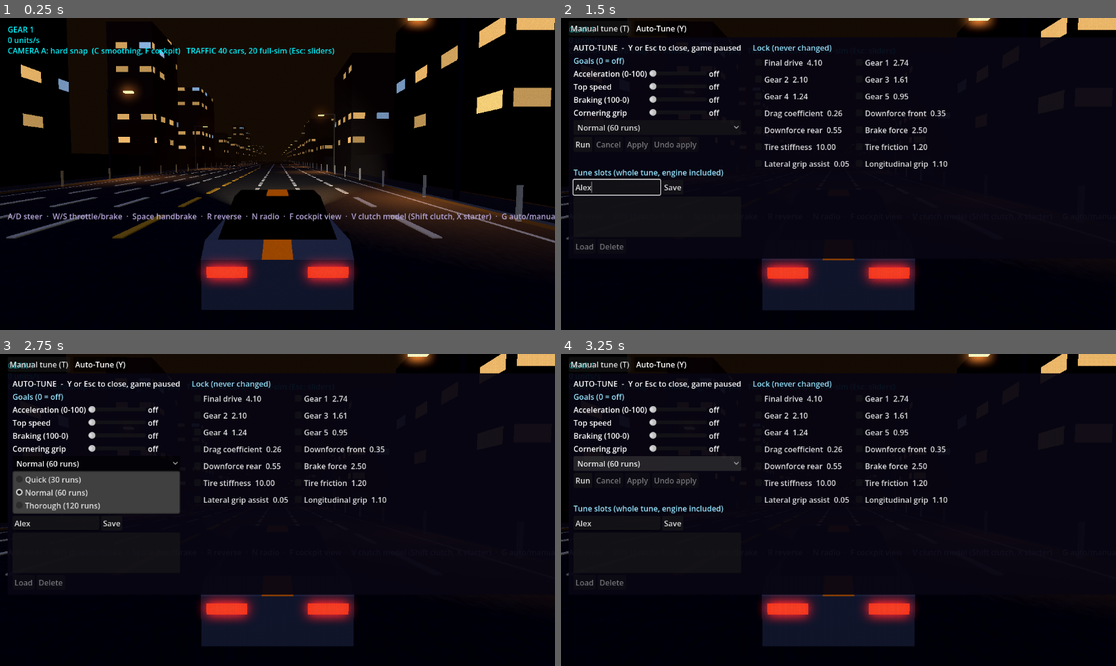
Above: before the commit, frames 1-4 (two rows, left to right).
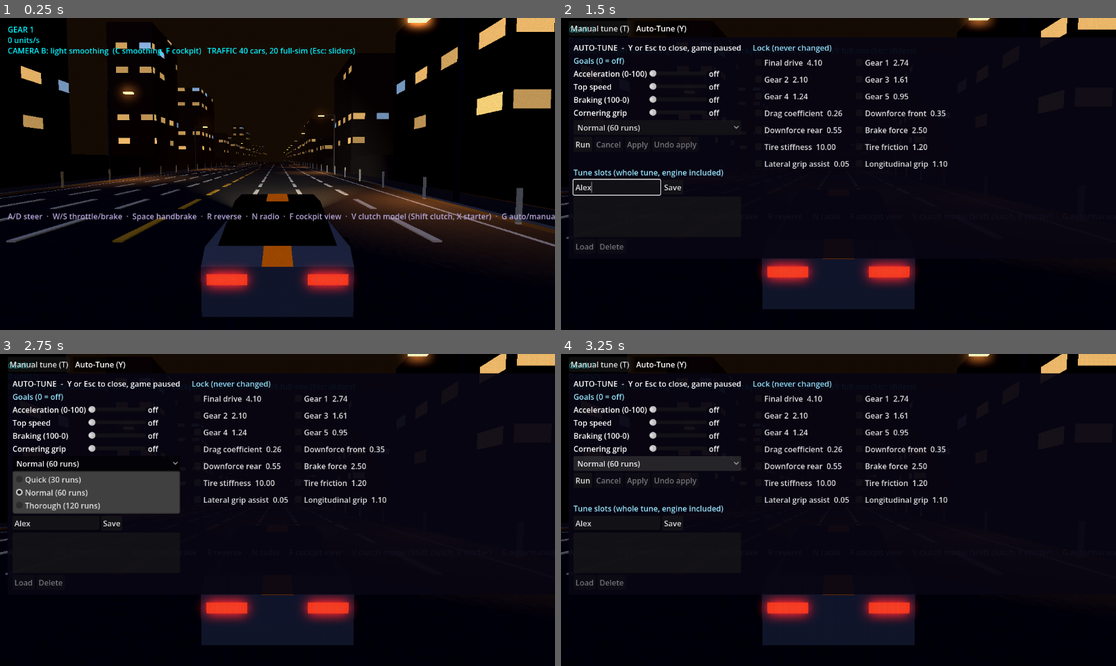
Above: after the commit, the same moments.

Repository: SmurfyHehe/neon-overdrive
Game: Godot game, scene res://Game.tscn
Same seed, same stepped clock (60 frames per second), same inputs: the game is played once before the commit and once after it.
Inputs (mouse positions are in pixels of both pictures, inside the frame that each line leads up to):
- Up to frame 1 (0.25 s): no input
- Up to frame 2 (1.5 s): tap Enter at 0.5 s; move the mouse to (960, 158) at 0.52 s; hold D (steer_right) 0.53-1.25 s; tap Y (autotune_panel) at 0.6 s; click (960, 158) at 0.67 s; click (616, 186) at 1.27 s; type "Alex" at 1.35 s
- Up to frame 3 (2.75 s): click "Normal (60 runs)" at 2 s
- Up to frame 4 (3.25 s): click "Normal (60 runs)" at 2.75 s

The runs differ from the first frame. In frame 1, 8.1% of the frame differs, in the area x 0-100%, y 0-96%; in frame 2, 0.3%; in frame 3, 0.3%; in frame 4, 0.3%.

Commit message:
Feel quick wins: speed cues to top speed, camera mode B default, tick-rate-independent impact shake and GEVP velocity blend
Speed FOV/dolly/squat/shake now ease out to 68 m/s (was linear to 45), wind
runs to 68 m/s with a gentler exponent, default camera is mode B, impact
trauma no longer double-scales by tick rate, and GEVP local_velocity blend
uses weight 0.5^(60*delta) (marked DEVIATION).

Co-Authored-By: Claude Sonnet 5.5 <noreply@anthropic.com>

Diff:
--- a/scripts/car_audio.gd
+++ b/scripts/car_audio.gd
@@ -22,7 +22,8 @@
 const FADE_SECS := 0.15  # crossfade baked into each loop so the seam is silent
 
 # Speed curves, m/s.
-const WIND_FULL := 45.0   # wind reaches full level here (it rises with v^2)
+const WIND_FULL := 68.0   # wind reaches full level here (68 m/s = 245 km/h, top speed)
+const WIND_EXP := 1.5     # level = (v / WIND_FULL)^WIND_EXP. Was v^2 up to 45 m/s; a gentler exponent keeps everyday speeds from going quiet on the longer range.
 const ROAD_FULL := 40.0
 const SURFACE_FULL := 20.0
 
@@ -97,7 +98,7 @@
 	var on_road := float(grounded - rough) / 4.0
 	var on_rough := float(rough) / 4.0
 
-	wind_level = _approach(wind_level, minf(1.0, pow(speed / WIND_FULL, 2.0)), delta)
+	wind_level = _approach(wind_level, minf(1.0, pow(speed / WIND_FULL, WIND_EXP)), delta)
 	road_level = _approach(road_level, pow(clampf(speed / ROAD_FULL, 0.0, 1.0), 1.2) * on_road, delta)
 	# A tyre sliding at walking pace doesn't scream; fade squeal in by 3 m/s
 	# unless the wheel itself is spinning (a burnout squeals standing still).
--- a/scripts/chase_camera.gd
+++ b/scripts/chase_camera.gd
@@ -28,8 +28,9 @@
 const FOV_REST := 58.0
 const FOV_FAST := 74.0
 const FOV_SPEED_LO := 5.0    # m/s (18 km/h): widening starts
-const FOV_SPEED_HI := 45.0   # m/s (162 km/h): fully wide. Linear between, so
-                             # today's ~35 m/s top speed already gets 3/4 of it
+const FOV_SPEED_HI := 68.0   # m/s (245 km/h, about the car's top speed): fully wide.
+                             # Eased (see _speed_curve), so low speed still widens
+                             # noticeably instead of waiting for the top end
 const FOV_ACCEL_GAIN := 0.25 # deg per m/s^2 of forward acceleration
 const FOV_ACCEL_MIN := -2.0  # braking narrows a little
 const FOV_ACCEL_MAX := 3.0   # hard acceleration widens a little more
@@ -39,7 +40,7 @@
 const DOLLY := 0.7
 
 # Shake. Rotation in radians, position in metres, at full strength.
-const SPEED_SHAKE_ROT := 0.008   # ~0.45 deg buzz at FOV_SPEED_HI and above
+const SPEED_SHAKE_ROT := 0.008   # ~0.45 deg buzz at FOV_SPEED_HI (top speed)
 const SPEED_SHAKE_POS := 0.015
 const SURFACE_SHAKE_ROT := 0.008 # kerb/sidewalk rumble ("Dirt" surface)
 const SURFACE_SHAKE_POS := 0.02
@@ -62,7 +63,7 @@
 var frame: CockpitFrame
 var perspective: PerspectiveAudio
 var target: PlayerCar
-var mode := 0
+var mode := 1  # B: light smoothing (A, the hard snap, is still on the C key cycle)
 ## Tests turn this off to compare the drawn position against the chase offset.
 var shake_enabled := true
 
@@ -127,13 +128,22 @@
 	var v := target.linear_velocity
 	var dv := (v - _prev_vel).length()
 	_prev_vel = v
-	# the per-tick velocity change scales with the tick length, so scale the threshold
-	var dv_limit := IMPACT_DV * 60.0 / float(Engine.physics_ticks_per_second)
-	if dv > dv_limit:
-		trauma = minf(1.0, trauma + (dv - dv_limit) * IMPACT_GAIN * float(Engine.physics_ticks_per_second) / 60.0)
+	register_impact(dv)
 	var speed := target.current_speed()
 	_accel = (speed - _prev_speed) / delta
 	_prev_speed = speed
+
+## Feeds one tick's velocity change (m/s) into the impact shake. Split out so
+## tests/camera_feel.gd can check the tick-rate independence directly.
+func register_impact(dv: float) -> void:
+	# The per-tick velocity change scales with the tick length, so scale the
+	# threshold. The gain stays as is: at twice the rate each tick's excess is
+	# half as big and there are twice as many ticks, so the total trauma from
+	# one impact is already the same. (It used to be multiplied by rate/60 as
+	# well, which made kerb shake ~7x stronger at 120 Hz.)
+	var dv_limit := IMPACT_DV * 60.0 / float(Engine.physics_ticks_per_second)
+	if dv > dv_limit:
+		trauma = minf(1.0, trauma + (dv - dv_limit) * IMPACT_GAIN)
 
 func _process(delta: float) -> void:
 	_update_feel(delta)
@@ -155,9 +165,17 @@
 	global_transform = Transform3D(xf.basis, xf * COCKPIT_EYE)
 	fov = COCKPIT_FOV + 6.0 * speed_t
 
+## 0..1 speed factor for FOV, dolly, squat and shake. Ease-out (1 - (1-t)^2):
+## the range now runs to top speed (68 m/s), so a straight line would leave
+## everyday speeds with a third of the effect. This gives about 0.15 at 10 m/s,
+## 0.6 at 28 m/s, 0.85 at 45 m/s and 1.0 at 68 m/s.
+static func _speed_curve(speed: float) -> float:
+	var t := clampf((speed - FOV_SPEED_LO) / (FOV_SPEED_HI - FOV_SPEED_LO), 0.0, 1.0)
+	return 1.0 - (1.0 - t) * (1.0 - t)
+
 func _update_feel(delta: float) -> void:
 	var speed := absf(target.current_speed())
-	var want_t := clampf((speed - FOV_SPEED_LO) / (FOV_SPEED_HI - FOV_SPEED_LO), 0.0, 1.0)
+	var want_t := _speed_curve(speed)
 	speed_t = lerpf(speed_t, want_t, 1.0 - exp(-FOV_RATE * delta))
 	var want_a := clampf(_accel * FOV_ACCEL_GAIN, FOV_ACCEL_MIN, FOV_ACCEL_MAX)
 	accel_fov = lerpf(accel_fov, want_a, 1.0 - exp(-ACCEL_RATE * delta))
--- a/tests/camera_feel.gd
+++ b/tests/camera_feel.gd
@@ -6,6 +6,8 @@
 #
 # Phases, one fresh game each where it matters:
 #   rest     -- car settles; FOV, distance and height sit at their rest values
+#   impact   -- a synthetic kerb-like knock (4 m/s over 0.05 s) fed straight to the
+#               camera at the current tick rate; peak trauma must not depend on it
 #   launch   -- full throttle with upshifts; FOV and dolly follow speed
 #   brake    -- hard braking from speed must NOT read as an impact
 #   kerb     -- steer onto the sidewalk ("Dirt"); surface rumble turns on
@@ -13,6 +15,8 @@
 #
 # Asserts (exit code 1 on failure):
 # - rest: fov within 0.5 deg of FOV_REST, dist/height at DIST/HEIGHT
+# - impact: peak trauma 0.10..0.25 at 60 AND at 120 Hz (rule: 4 m/s over 0.05 s
+#   is (4 - 48*0.05) * IMPACT_GAIN = 0.19 minus decay); run the test at both rates
 # - launch: reaches 28 m/s; fov rises with speed (correlation > 0.9), ends
 #   at least 8 deg wider; camera distance shortens (dolly)
 # - brake: largest per-tick velocity change stays under IMPACT_DV, trauma 0
@@ -58,6 +62,7 @@
 var max_shake_angle := 0.0
 var wall_hit_trauma := 0.0
 var shake_seen := false
+var impact_peak := 0.0
 
 func _initialize() -> void:
 	OS.add_logger(logger)
@@ -144,6 +149,17 @@
 				if absf(cam.dist_now - C.DIST) > 0.05 or absf(cam.height_now - C.HEIGHT) > 0.05:
 					_fail("rest framing dist %.2f height %.2f" % [cam.dist_now, cam.height_now])
 				start_dist = cam.dist_now
+				_next("impact")
+		"impact":
+			# 4 m/s of velocity change spread evenly over 0.05 s of ticks.
+			var n := int(round(0.05 * Engine.physics_ticks_per_second))
+			if phase_ticks <= n:
+				cam.register_impact(4.0 / n)
+			impact_peak = maxf(impact_peak, cam.trauma)
+			if phase_ticks > n and cam.trauma <= 0.0:
+				print("impact: %d ticks of %.3f m/s at %d Hz, peak trauma %.3f" % [n, 4.0 / n, Engine.physics_ticks_per_second, impact_peak])
+				if impact_peak < 0.10 or impact_peak > 0.25:
+					_fail("synthetic knock peak trauma %.3f at %d Hz, expected 0.10..0.25" % [impact_peak, Engine.physics_ticks_per_second])
 				_next("launch")
 				_press(KEY_W, true)
 		"launch":
--- a/tests/car_audio.gd
+++ b/tests/car_audio.gd
@@ -14,8 +14,8 @@
 # - each loop: finite, peak 0.8 (normalised), no click at the loop point,
 #   built in under 1 s total
 # - idle: all four levels under 0.02
-# - launch: wind tracks speed^2 (r > 0.95), road tracks speed (r > 0.9);
-#   at 30 m/s wind > 0.35 and road > 0.5; squeal stays under 0.15 while
+# - launch: wind tracks speed^WIND_EXP (r > 0.95), road tracks speed (r > 0.9);
+#   at 30 m/s wind > 0.25 and road > 0.5; squeal stays under 0.15 while
 #   cruising straight above 20 m/s
 # - slide: squeal > 0.4 (after 1.25 s of sliding)
 # - kerb: surface > 0.25
@@ -193,15 +193,15 @@
 			if speed >= 30.0:
 				var sq := PackedFloat32Array()
 				for v in speeds:
-					sq.append(v * v)
+					sq.append(pow(v, CarAudio.WIND_EXP))
 				var rw := _corr(sq, winds)
 				var rr := _corr(speeds, roads)
-				print("launch: 30 m/s after %.1f s: wind %.2f (r=%.3f vs speed^2), road %.2f (r=%.3f vs speed), cruise squeal max %.3f" % [phase_ticks / float(Engine.physics_ticks_per_second), audio.wind_level, rw, audio.road_level, rr, cruise_squeal])
+				print("launch: 30 m/s after %.1f s: wind %.2f (r=%.3f vs speed^1.5), road %.2f (r=%.3f vs speed), cruise squeal max %.3f" % [phase_ticks / float(Engine.physics_ticks_per_second), audio.wind_level, rw, audio.road_level, rr, cruise_squeal])
 				if rw < 0.95:
-					_fail("wind does not follow speed^2 (r=%.3f)" % rw)
+					_fail("wind does not follow speed^WIND_EXP (r=%.3f)" % rw)
 				if rr < 0.9:
 					_fail("road roar does not follow speed (r=%.3f)" % rr)
-				if audio.wind_level < 0.35 or audio.road_level < 0.5:
+				if audio.wind_level < 0.25 or audio.road_level < 0.5:
 					_fail("too quiet at 30 m/s: wind %.2f road %.2f" % [audio.wind_level, audio.road_level])
 				if cruise_squeal >= 0.15:
 					_fail("tyres squeal while cruising straight (%.3f)" % cruise_squeal)
Not shown, changed: scripts/vendor/gevp/gevp_vehicle.gd
